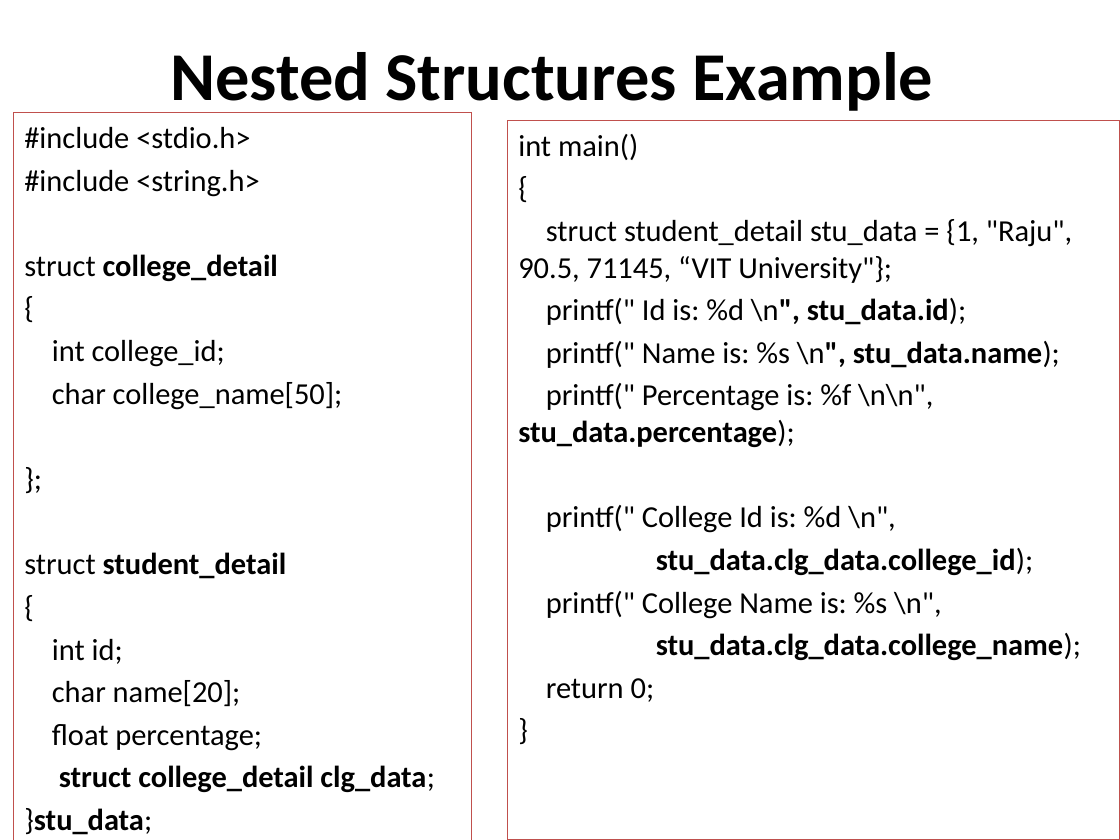
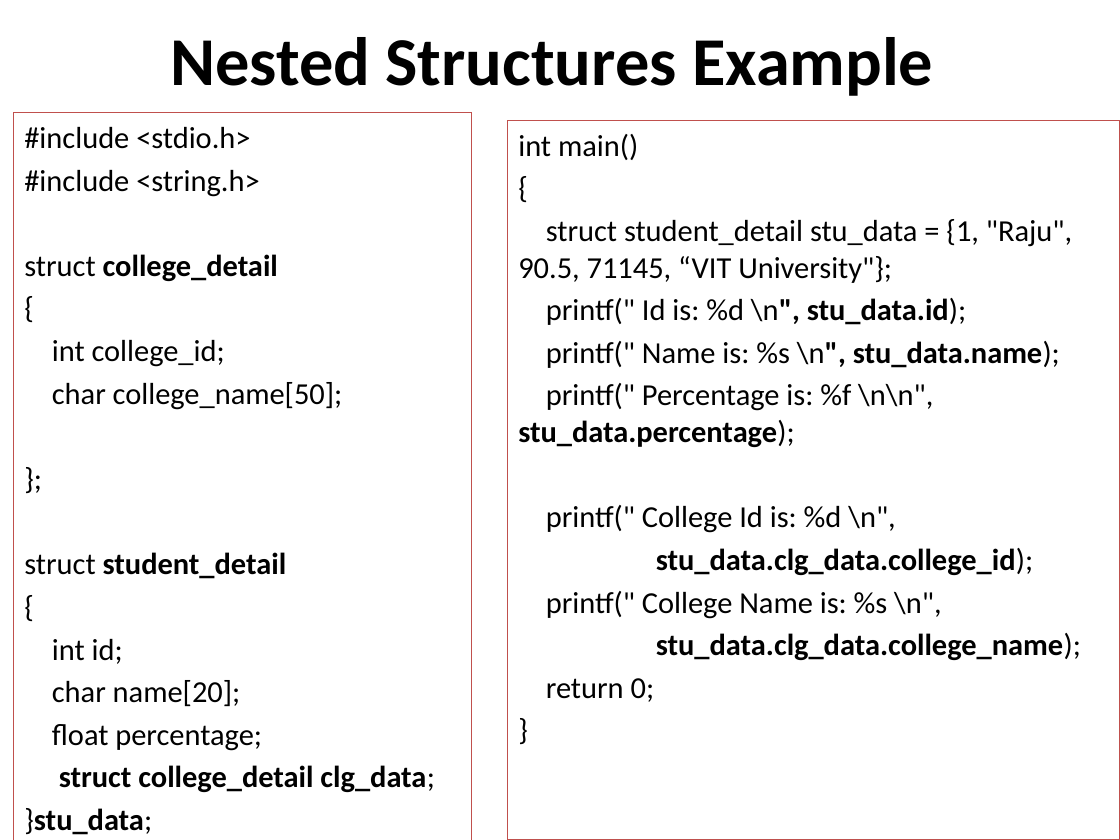
Before and after one commit to PrashanthSingaravelan/winter_semester, a slide deck: slide 13 of CSE2010 Advanced C programming/Reference Materials/12_Structures in C.pptx. Drawn at 1120x840 pixels with LibreOffice and Linux fonts; fonts in the diff are those of the drawing. Boxes give left, top, right and bottom in pixels: in the first picture for what was removed or moved away, otherwise in the second. Text is boxed around its words. In the diff, an @@ line names an element or a change of style, - is before the commit and + after.

```diff
--- a/CSE2010 Advanced C programming/Reference Materials/12_Structures in C.pptx
+++ b/CSE2010 Advanced C programming/Reference Materials/12_Structures in C.pptx
@@ title "Nested Structures Example" rewrapped from (170,52,933,116) to (170,37,933,96) @@
```
Also in this commit, not shown: 1 other slide changed, 20 other files.
